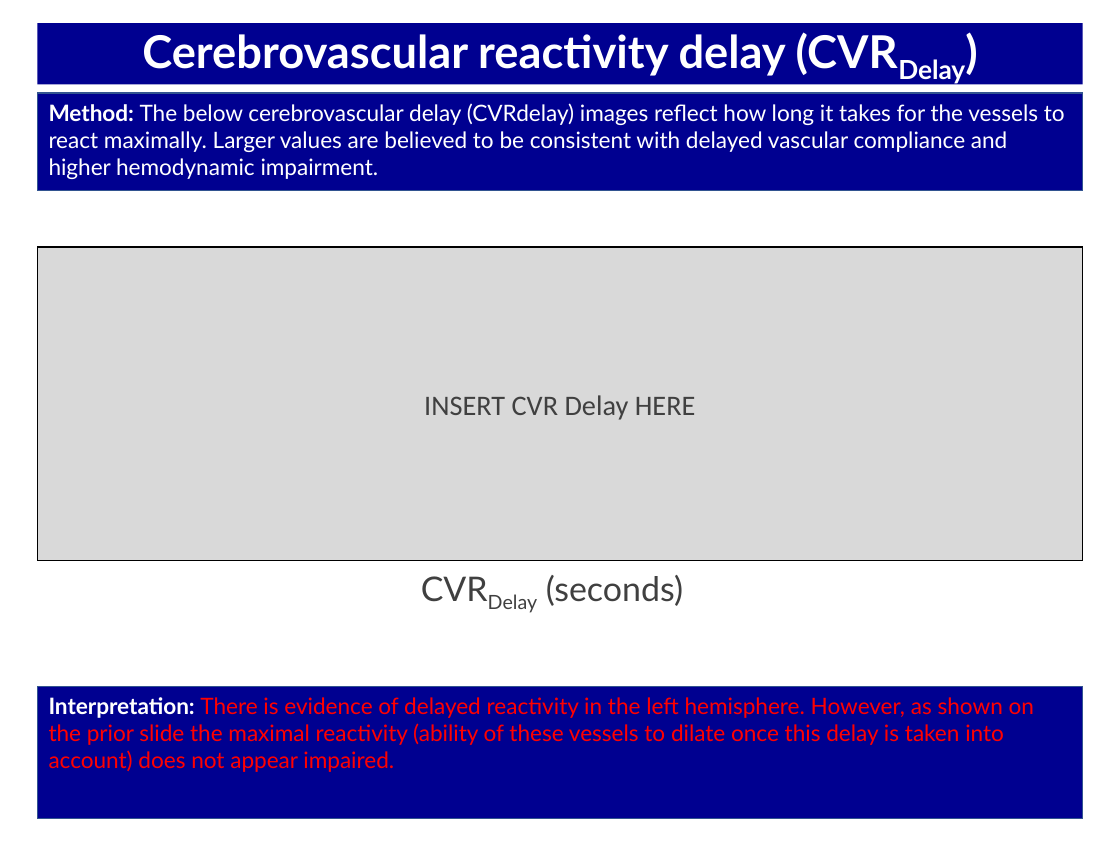
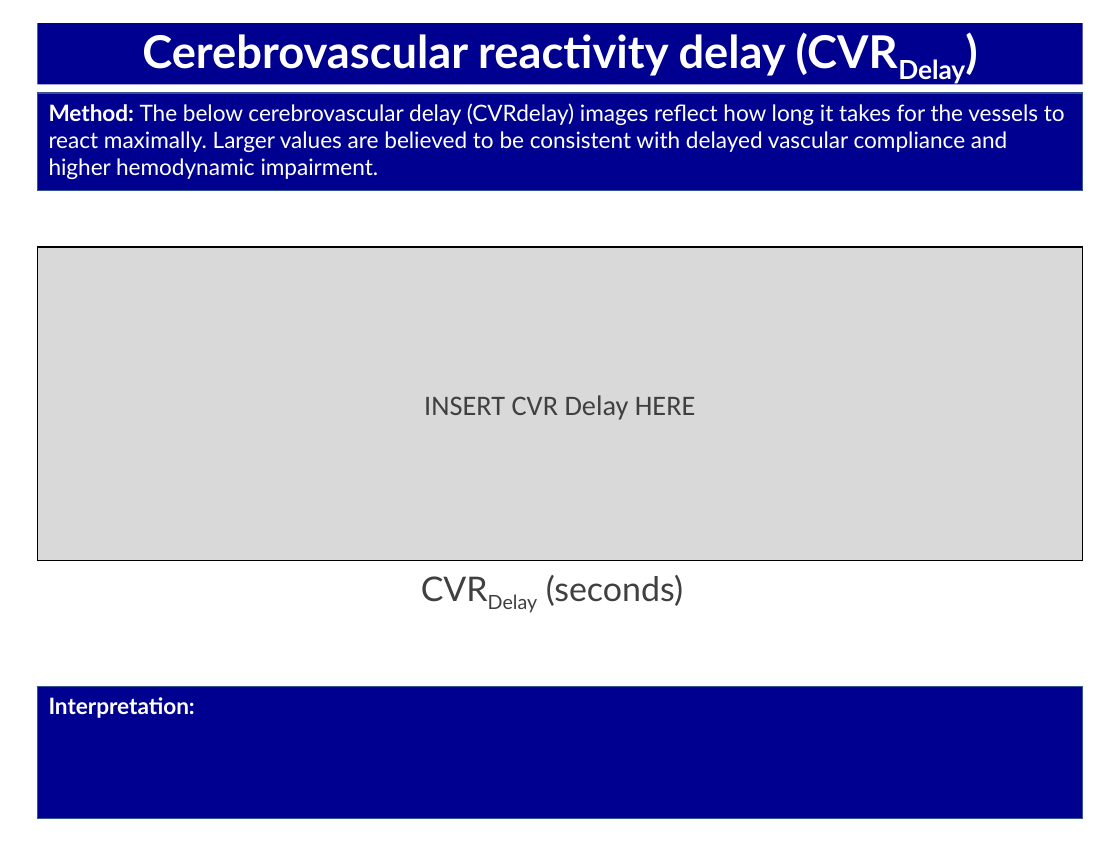
Before and after one commit to rsjones94/scan-reporting, a slide deck: slide 8 of bin/TEMPLATE_BOLD_PLACEHOLDERS.pptx. Drawn at 1120x865 pixels with LibreOffice and Linux fonts; fonts in the diff are those of the drawing. Boxes give left, top, right and bottom in pixels: in the first picture for what was removed or moved away, otherwise in the second. Text is boxed around its words. In the diff, an @@ line names an element or a change of style, - is before the commit and + after.

```diff
--- a/bin/TEMPLATE_BOLD_PLACEHOLDERS.pptx
+++ b/bin/TEMPLATE_BOLD_PLACEHOLDERS.pptx
@@ text in rectangle at [49, 697, 195, 718]: text changed; text colour #FF0000 to #FFFFFF; bold on @@
-Interpretation: There is evidence of delayed reactivity in the left hemisphere. However, as shown on the prior slide the maximal reactivity (ability of these vessels to dilate once this delay is taken into account) does not appear impaired.
+Interpretation:
```
Also in this commit, not shown: 7 other slides changed, 2 other files.
